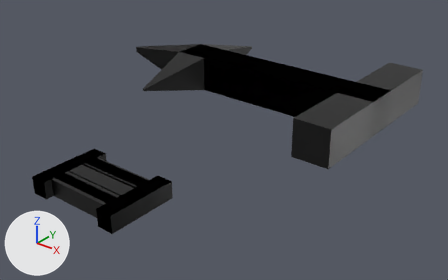
The glTF model assets/clockNumbers.glb: old version first, new version second.
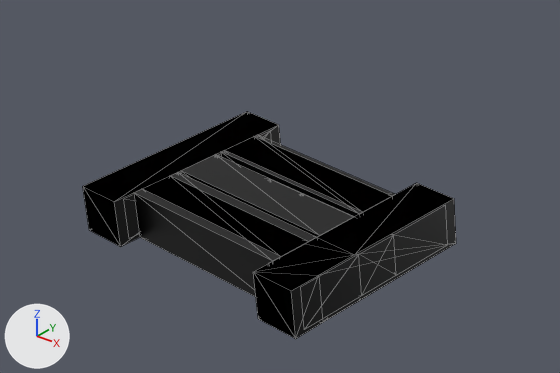
Each version appears first whole from a 50 mm camera at (50.1, -40.1, 36.5) aimed at (19.7, -2.1, 12.9), and next in a close-up on the part from 0% to 47% of the width and 38% to 88% of the height. The axes (+X, +Y, +Z) are drawn at lower left. The lights are the same throughout. The close-ups show mesh edges as thin lines.

Objects in the first close-up: 'ThreeNormal', 'TwoNormal'.
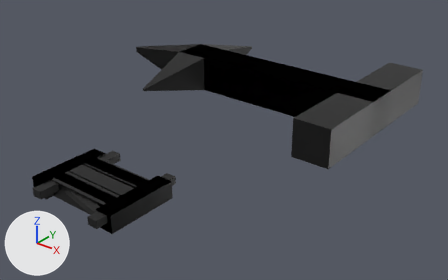
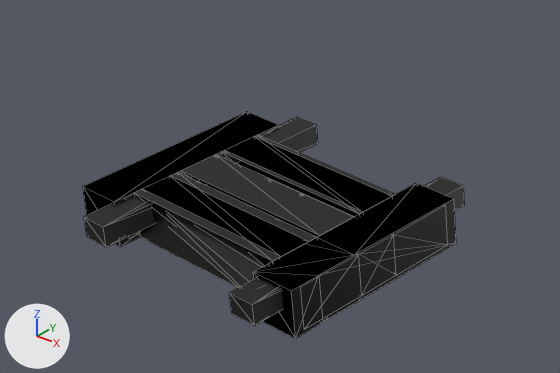
The change in detail:
Mesh me_cube_010 is new.
It has 40 vertices, 56 faces and spans x -4.68..6.06, y -6.17..5.88, z 0.02..1.0.
It uses material mat_black (black #000000).
Object 'FourNormal' (ob_fournormal) is new; it shows me_cube_010.
Its location is (0.0, 0.0, 0.0).

Where the change shows, as pixel boxes [x1, y1, x2, y2] in the close-ups (560 x 373 px):
'FourNormal', added (black): after [84, 117, 465, 326]
